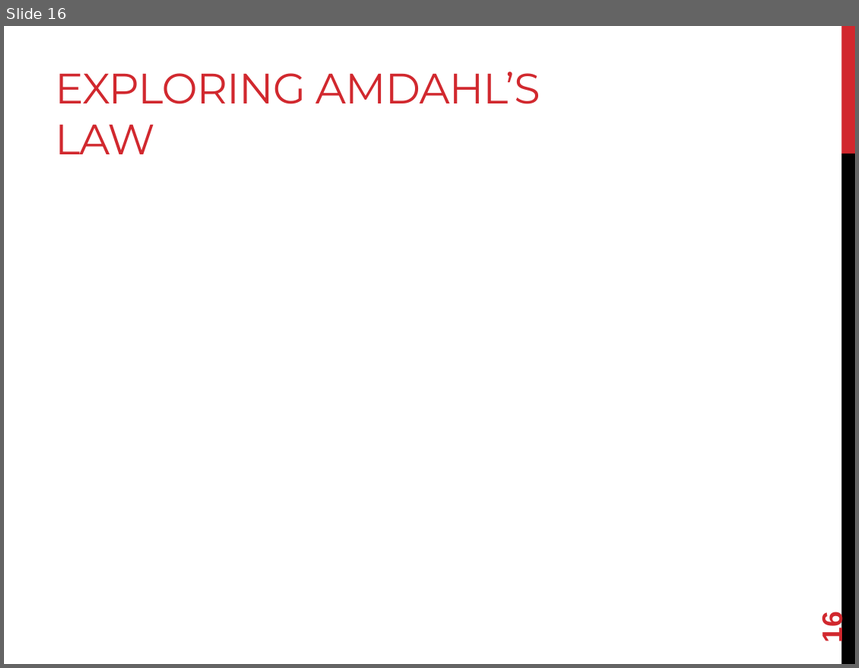
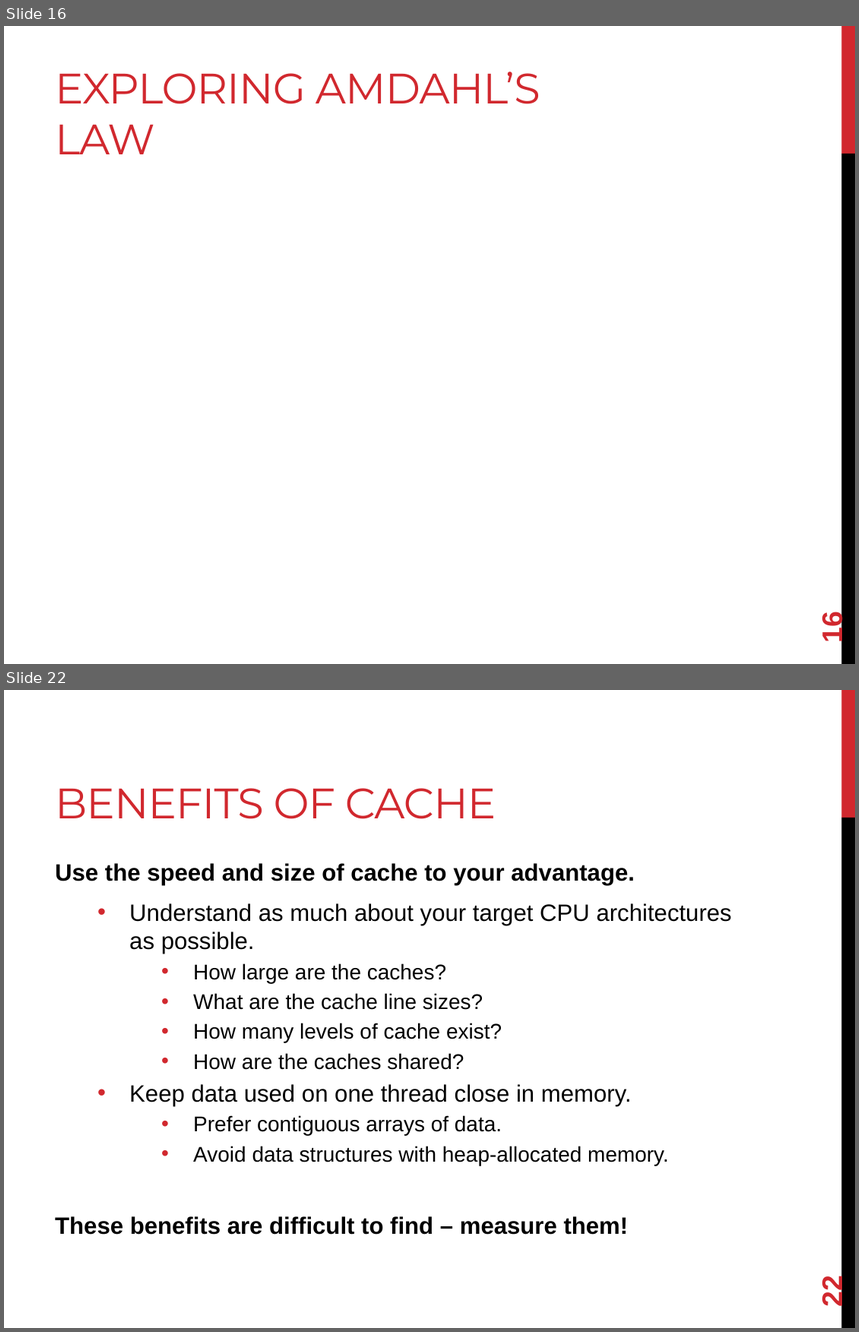
Before and after one commit to joshpeterson/DevelopingConcurrentSoftware, a slide deck: Lectures/Designing Concurrent Software/Designing Concurrent Software.pptx. Shown one above the other, each under a label of ours: slide 16 before the commit, slides 16 and 22 after it; the slides between them are not shown. The pictures are 859x668 and 859x1332 pixels, drawn with LibreOffice and Linux fonts; fonts in the diff are those of the drawing; grey boxes stand for pictures. Boxes give left, top, right and bottom in pixels: in the first picture for what was removed or moved away, otherwise in the second. Text is boxed around its words. In the diff, an @@ line names an element or a change of style, - is before the commit and + after.

```diff
--- a/Lectures/Designing Concurrent Software/Designing Concurrent Software.pptx
+++ b/Lectures/Designing Concurrent Software/Designing Concurrent Software.pptx
@@ slide 22 added at (4, 690, 855, 1328), background #FFFFFF; not listed: 2 template elements that a slide beside it also shows @@
@@ title added at (55, 788, 496, 819), 36 pt, text #D1282E @@
+BENEFITS OF CACHE
@@ text added at (55, 863, 732, 1235), 20 pt, text #000000 @@
+Use the speed and size of cache to your advantage.
+  • Understand as much about your target CPU architectures as possible.
+    • How large are the caches?
+    • What are the cache line sizes?
+    • How many levels of cache exist?
+    • How are the caches shared?
+  • Keep data used on one thread close in memory.
+    • Prefer contiguous arrays of data.
+    • Avoid data structures with heap-allocated memory.
+These benefits are difficult to find – measure them!
@@ page number added at (816, 1279, 848, 1306), 24 pt, text #D1282E, bold @@
+22
```
Also in this commit, not shown: 2 slides changed, 4 other slides added.
